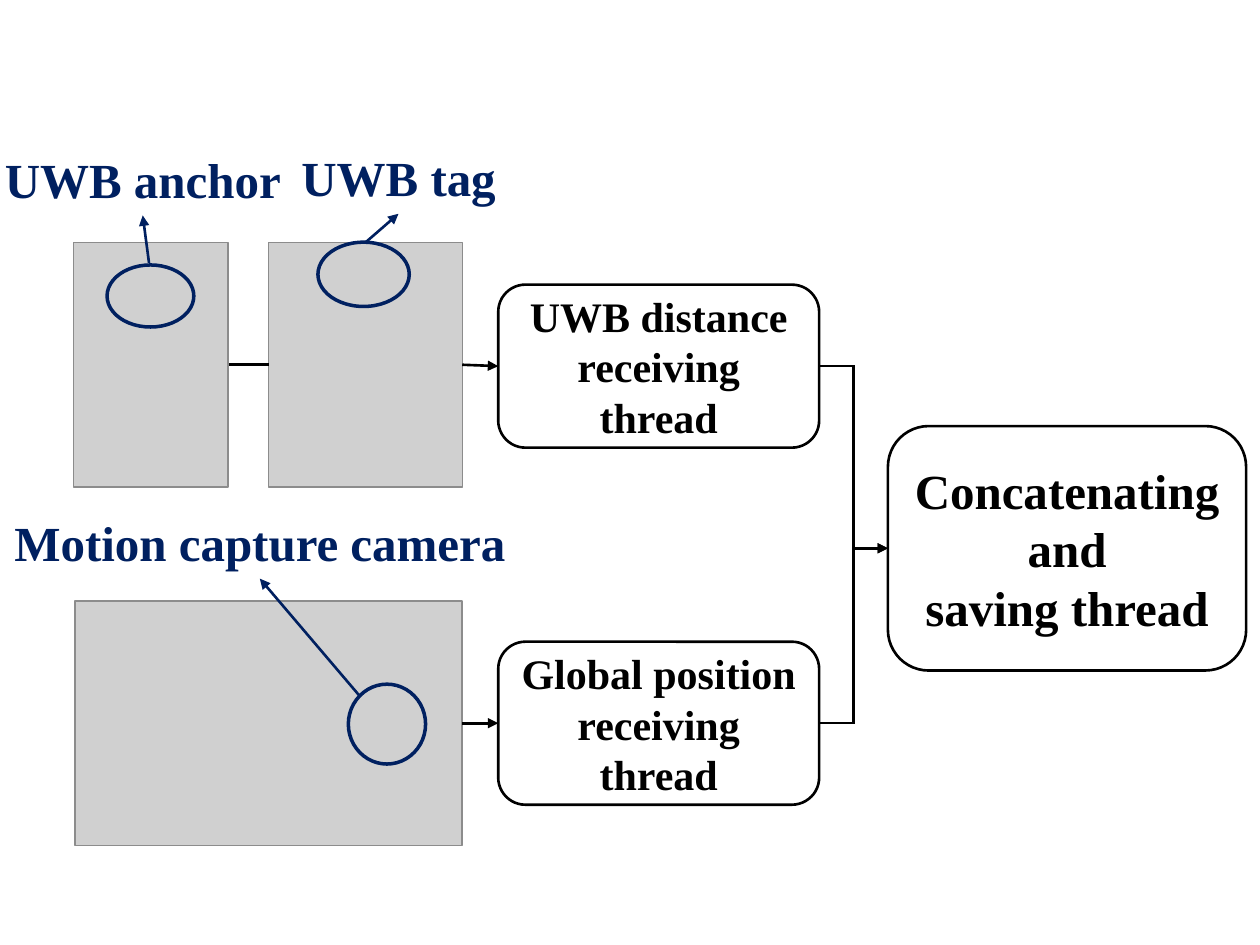
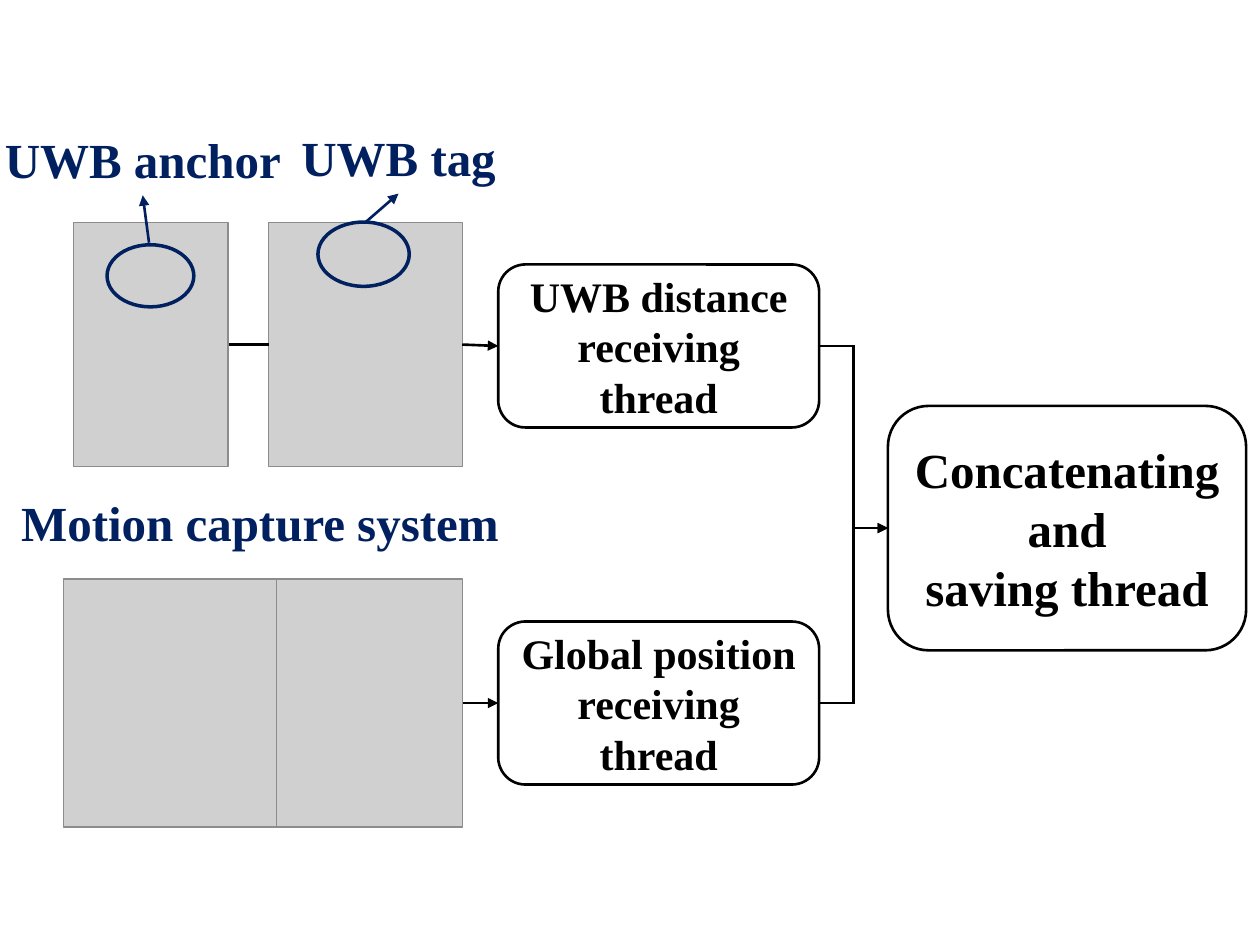
Before and after one commit to LimHyungTae/RONet_paper, a slide deck: slide 1 of changgyu_참고자료/dataprocess.pptx. Drawn at 1260x945 pixels with LibreOffice and Linux fonts; fonts in the diff are those of the drawing; grey boxes stand for pictures. Boxes give left, top, right and bottom in pixels: in the first picture for what was removed or moved away, otherwise in the second. Text is boxed around its words. In the diff, an @@ line names an element or a change of style, - is before the commit and + after.

```diff
--- a/changgyu_참고자료/dataprocess.pptx
+++ b/changgyu_참고자료/dataprocess.pptx
@@ 4 arrows, 3 rounded rectangles, 2 pictures, 2 texts, 2 elbow arrows, 2 ellipses, 1 line: place and size @@
-4 arrows, 3 rounded rectangles, 2 pictures, 2 texts, 2 elbow arrows, 2 ellipses, 1 line at [5,164,1246,804]
+4 arrows, 3 rounded rectangles, 2 pictures, 2 texts, 2 elbow arrows, 2 ellipses, 1 line at [5,144,1246,784]
@@ text at [21,507,498,551]: text changed @@
-Motion capture camera
+Motion capture system
@@ picture added at [63,580,277,828] @@
@@ arrow removed from (359, 696) to (260, 578) @@
@@ picture added at [277,580,464,828] @@
@@ picture removed at [74,601,461,845] @@
@@ ellipse removed at [348,684,425,764] @@
```
Also in this commit, not shown: 17 other files.
